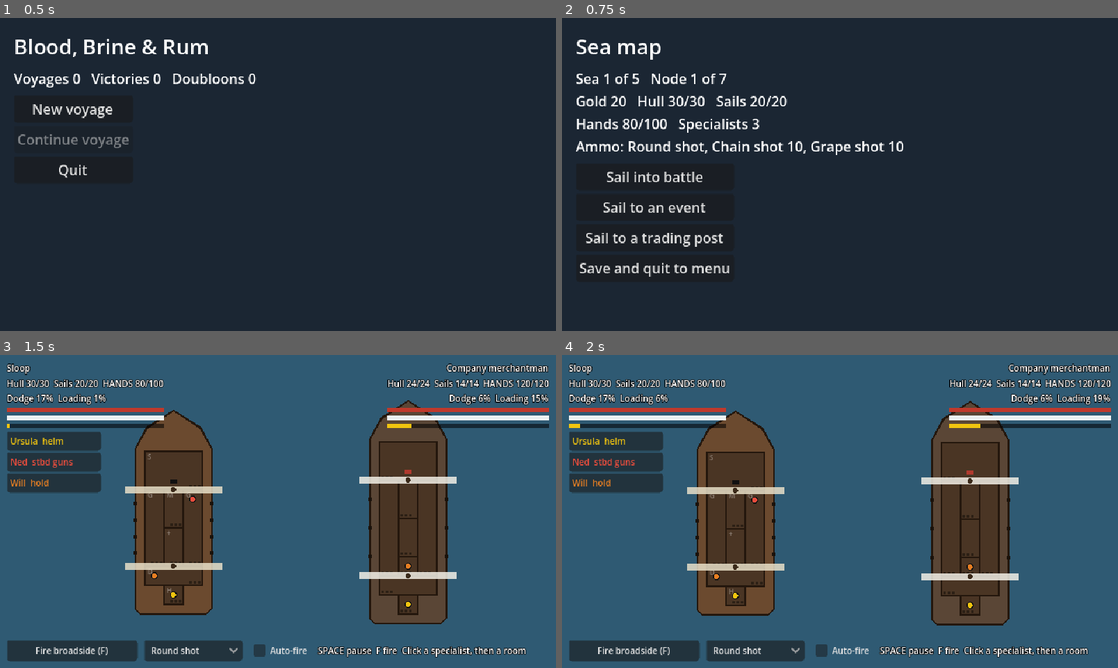
Above: before the commit, frames 1-4 (two rows, left to right).
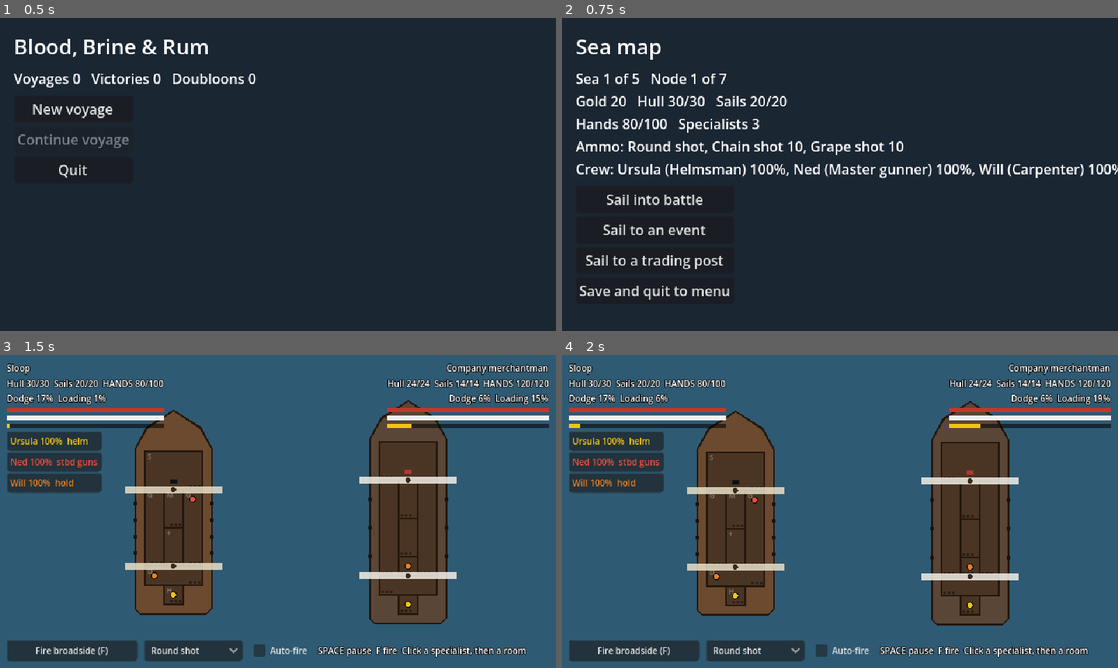
Above: after the commit, the same moments.

Repository: pinkman84/blood-brine-and-rum
Game: Godot game, scene res://scenes/main/main.tscn
The game is run twice, just before and just after one commit, with the same random seed, the same clock (stepped at 60 frames per second) and the same inputs.
Inputs:
- Up to frame 1 (0.5 s): no input
- Up to frame 2 (0.75 s): click "New voyage" at 0.5 s
- Up to frame 3 (1.5 s): click "Sail into battle" at 1.25 s
- Up to frame 4 (2 s): no input

Frame 1 is identical in both runs. In frame 2, 4.1% of the frame differs, in the area x 2-100%, y 46-90%; in frame 3, 0.4%; in frame 4, 0.4%.

Commit message:
specialist health

Diff:
--- a/data/enemies/enemies.json
+++ b/data/enemies/enemies.json
@@ -63,7 +63,8 @@
       "helmsman",
       "gunner",
       "carpenter",
-      "bosun"
+      "bosun",
+      "surgeon"
     ],
     "max_hands": 110
   }
--- a/scripts/battle/battle_crew.gd
+++ b/scripts/battle/battle_crew.gd
@@ -4,11 +4,15 @@
 ## and who they are. Positions are in their ship's local space.
 
 const SPEED := 45.0  # pixels per second
+const MAX_HEALTH := 100.0
+const WOUNDED := 50.0  # below this, a specialist's buff is halved
 
 var crew_name := ""
 var role := ""
 var level := 1
 var alive := true
+var health := MAX_HEALTH
+var death_reported := false
 var color := Color.WHITE
 var room_id := ""
 var pos := Vector2.ZERO
@@ -30,10 +34,36 @@
 
 
 ## This specialist's multiplier or bonus for a stat (from "buffs" in data/crew).
-## Multipliers default to 1, bonuses (like accuracy) to 0.
+## Multipliers default to 1, bonuses (like accuracy) to 0. A wounded specialist
+## gives half the effect; a dead one gives none.
 func buff(stat: String, default := 1.0) -> float:
 	var buffs: Dictionary = Data.get_item("crew", role).get("buffs", {})
-	return float(buffs.get(stat, default))
+	var value := float(buffs.get(stat, default))
+	if not alive:
+		return default
+	if is_wounded():
+		return default + (value - default) * 0.5
+	return value
+
+
+func is_wounded() -> bool:
+	return alive and health < WOUNDED
+
+
+## Takes damage. Returns true if this killed them.
+func hurt(amount: float) -> bool:
+	if not alive or amount <= 0.0:
+		return false
+	health = maxf(0.0, health - amount)
+	if health <= 0.0:
+		alive = false
+		return true
+	return false
+
+
+func heal(amount: float) -> void:
+	if alive:
+		health = minf(MAX_HEALTH, health + amount)
 
 
 func role_name() -> String:
--- a/scripts/battle/battle_screen.gd
+++ b/scripts/battle/battle_screen.gd
@@ -22,6 +22,9 @@
 const BOSUN_MEND := 5  # sails each bosun mends after a win
 const HANDS_MEND := 5  # sails the hands mend after a win anyway
 const STRUCK_GOLD := 1.5  # capturing a ship pays more than sinking it
+const HEAL_AFTER_BATTLE := 20  # health every surviving specialist recovers after a win
+const SURGEON_AFTER_BATTLE := 20  # extra if a surgeon survived
+const LOG_TIME := 4.0
 
 var player: BattleShip
 var enemy: BattleShip
@@ -54,6 +57,9 @@
 var _result_box: CenterContainer
 var _result_label: Label
 var _result_button: Button
+var _log_label: Label
+var _log_timer: SceneTreeTimer
+var _fallen: Array[String] = []
 
 
 func _ready() -> void:
@@ -89,6 +95,9 @@
 		c.step(delta)
 	DamageControl.tick(player, _player_view, player_crew, delta)
 	DamageControl.tick(enemy, _enemy_view, enemy_crew, delta)
+	DamageControl.tick_crew(player, _player_view, player_crew, delta)
+	DamageControl.tick_crew(enemy, _enemy_view, enemy_crew, delta)
+	_report_deaths()
 	_check_end()
 	if _over:
 		_refresh_ui()
@@ -148,6 +157,7 @@
 		c.crew_name = str(m.get("name", ""))
 		c.role = str(m.get("role", ""))
 		c.level = int(m.get("level", 1))
+		c.health = float(m.get("health", BattleCrew.MAX_HEALTH))
 		c.source = m
 		c.color = Color.from_string(str(Data.get_item("crew", c.role).get("color", "")), Color.WHITE)
 		var room := _station_room(view, c.station(), placed)
@@ -212,6 +222,8 @@
 
 
 func _select(c: BattleCrew) -> void:
+	if c != null and not c.alive:
+		c = null
 	_selected = c
 	_player_view.selected = c
 	if c == null:
@@ -315,6 +327,8 @@
 		var room := view.room_at(local_hit)
 		if not room.is_empty():
 			DamageControl.on_hit(target, room, ammo_id)
+			DamageControl.wound_room(player_crew if target == player else enemy_crew, room["id"], ammo_id)
+			_report_deaths()
 	view.add_hands_lost(target.hands_ratio())
 	_check_end()
 	_refresh_ui()
@@ -359,10 +373,19 @@
 	var gold := int(_enemy_data.get("gold_reward", 10))
 	if captured:
 		gold = roundi(gold * STRUCK_GOLD)
-	var carpenters := run.crew.filter(func(c: Dictionary) -> bool: return c.get("role") == "carpenter").size()
+	var survivors := player_crew.filter(func(c: BattleCrew) -> bool: return c.alive)
+	var carpenters := survivors.filter(func(c: BattleCrew) -> bool: return c.role == "carpenter").size()
 	var repair := carpenters * CARPENTER_REPAIR
-	var bosuns := run.crew.filter(func(c: Dictionary) -> bool: return c.get("role") == "bosun").size()
+	var bosuns := survivors.filter(func(c: BattleCrew) -> bool: return c.role == "bosun").size()
 	var mend := HANDS_MEND + bosuns * BOSUN_MEND
+	var has_surgeon := survivors.any(func(c: BattleCrew) -> bool: return c.role == "surgeon")
+	var recovery := HEAL_AFTER_BATTLE + (SURGEON_AFTER_BATTLE if has_surgeon else 0)
+	var kept: Array[Dictionary] = []
+	for c: BattleCrew in survivors:
+		c.heal(recovery)
+		c.source["health"] = roundi(c.health)
+		kept.append(c.source)
+	run.crew = kept
 	run.gold += gold
 	run.battles_won += 1
 	run.hull = mini(run.max_hull, player.hull + repair)
@@ -370,8 +393,41 @@
 	run.hands = player.hands
 	run.ammo = player.ammo
 	var headline := "The %s strikes her colours! Prize taken." if captured else "The %s goes down!"
-	_show_result((headline % enemy.display_name) + "\n+%d gold. Hull patched %d, sails mended %d. Hands left: %d." % [gold, repair, mend, player.hands],
-		"Return to the map", GameState.finish_node)
+	var text := (headline % enemy.display_name) + "\n+%d gold. Hull patched %d, sails mended %d. Hands left: %d." % [gold, repair, mend, player.hands]
+	if not _fallen.is_empty():
+		text += "\nLost: " + ", ".join(_fallen) + "."
+	_show_result(text, "Return to the map", GameState.finish_node)
+
+
+## Announces specialists who died since the last check, on both ships.
+func _report_deaths() -> void:
+	for c: BattleCrew in player_crew + enemy_crew:
+		if c.alive or c.death_reported:
+			continue
+		c.death_reported = true
+		var ours := player_crew.has(c)
+		if ours:
+			_fallen.append("%s (%s)" % [c.crew_name, c.role_name()])
+			if c == _selected:
+				_select(null)
+			if _crew_buttons.has(c):
+				(_crew_buttons[c] as Button).disabled = true
+			_log("%s the %s has fallen!" % [c.crew_name, c.role_name().to_lower()])
+		else:
+			_log("Their %s is down." % c.role_name().to_lower())
+
+
+func _log(text: String) -> void:
+	_log_label.text = text
+	_log_label.visible = true
+	_log_timer = get_tree().create_timer(LOG_TIME)
+	_log_timer.timeout.connect(_hide_log.bind(_log_timer))
+
+
+# Only the newest message's timer hides the label.
+func _hide_log(timer: SceneTreeTimer) -> void:
+	if timer == _log_timer:
+		_log_label.visible = false
 
 
 func _show_defeat(text: String) -> void:
@@ -520,6 +576,18 @@
 	bottom.add_child(_auto_fire)
 	_add_label(bottom, "SPACE pause  F fire  Click a specialist, then a room")
 
+	_log_label = Label.new()
+	_log_label.add_theme_font_size_override("font_size", 12)
+	_log_label.set_anchors_preset(Control.PRESET_CENTER_BOTTOM)
+	_log_label.offset_top = -52
+	_log_label.offset_bottom = -36
+	_log_label.offset_left = -200
+	_log_label.offset_right = 200
+	_log_label.horizontal_alignment = HORIZONTAL_ALIGNMENT_CENTER
+	_log_label.mouse_filter = Control.MOUSE_FILTER_IGNORE
+	_log_label.visible = false
+	root.add_child(_log_label)
+
 	_pause_label = Label.new()
 	_pause_label.text = "PAUSED"
 	_pause_label.add_theme_font_size_override("font_size", 24)
@@ -615,13 +683,18 @@
 	for c: BattleCrew in _crew_buttons:
 		var room := _player_view.room_by_id(c.room_id)
 		var where := str(room.get("id", "")).replace("starboard", "stbd").replace("_", " ")
+		if not c.alive:
+			(_crew_buttons[c] as Button).text = "%s  DEAD" % c.crew_name
+			continue
+		if c.is_wounded():
+			where = "wounded, " + where
 		if c.is_moving():
 			where = "moving"
 		elif player.rooms.has(c.room_id):
 			var busy := DamageControl.job(player.rooms[c.room_id])
 			if busy != "":
 				where = busy
-		(_crew_buttons[c] as Button).text = "%s  %s" % [c.crew_name, where]
+		(_crew_buttons[c] as Button).text = "%s %d%%  %s" % [c.crew_name, roundi(c.health), where]
 
 	var ammo_name := str(Data.get_item("ammo", player.selected_ammo).get("name", player.selected_ammo))
 	_fire_button.disabled = _over or player.auto_fire or player.shots_available() == 0
--- a/scripts/battle/damage_control.gd
+++ b/scripts/battle/damage_control.gd
@@ -23,6 +23,12 @@
 const FLOOD_RATE := 0.04  # per second while leaking (0 to 1)
 const DRAIN_RATE := 0.05  # per second once plugged
 const FLOOD_INTERVAL := 8.0  # seconds per hull point lost from a fully flooded room
+
+const FIRE_WOUND := 6.0  # health per second for a specialist in a full blaze
+const FLOOD_WOUND := 3.0  # health per second in a fully flooded room
+const HEAL_RATE := 2.0  # health per second in the sickbay, before buffs
+const HIT_WOUND := 10.0  # base wound when a shot lands in a specialist's room
+const HIT_WOUND_PER_CREW_DAMAGE := 6.0  # plus this per point of the ammo's crew_damage
 
 const DC_CAPACITY := 3.0  # work per second at full hands, shared between rooms in trouble
 const PLUG_WORK := 6.0  # work to plug a leak
@@ -123,6 +129,33 @@
 				s["damage"] = int(s["damage"]) - 1
 
 
+## Specialists standing in fire or water get hurt; those in the sickbay heal,
+## faster with a surgeon there and slower if the sickbay is damaged.
+static func tick_crew(ship: BattleShip, view: ShipView, crew: Array, delta: float) -> void:
+	var heal_boost := {}  # room id -> healing multiplier
+	for c: BattleCrew in crew:
+		if c.alive and not c.is_moving():
+			heal_boost[c.room_id] = float(heal_boost.get(c.room_id, 1.0)) * c.buff("heal")
+	for c: BattleCrew in crew:
+		if not c.alive or c.is_moving() or not ship.rooms.has(c.room_id):
+			continue
+		var s: Dictionary = ship.rooms[c.room_id]
+		var hurt := FIRE_WOUND * float(s["fire"]) / 100.0
+		if float(s["flood"]) >= 0.5:
+			hurt += FLOOD_WOUND * float(s["flood"])
+		c.hurt(hurt * delta)
+		if view.room_by_id(c.room_id).get("type", "") == "sickbay":
+			c.heal(HEAL_RATE * float(heal_boost.get(c.room_id, 1.0)) * efficiency(s) * delta)
+
+
+## A shot of this ammo landed in a room: wound every specialist standing there.
+static func wound_room(crew: Array, room_id: String, ammo_id: String) -> void:
+	var amount := HIT_WOUND + HIT_WOUND_PER_CREW_DAMAGE * float(Data.get_item("ammo", ammo_id).get("crew_damage", 0))
+	for c: BattleCrew in crew:
+		if c.alive and c.room_id == room_id and not c.is_moving():
+			c.hurt(amount * randf_range(0.7, 1.3))
+
+
 ## What a crew member standing in this room is busy with, or "".
 static func job(state: Dictionary) -> String:
 	if float(state["fire"]) > 0.0:
--- a/scripts/battle/ship_view.gd
+++ b/scripts/battle/ship_view.gd
@@ -113,11 +113,20 @@
 
 	for c: BattleCrew in crew:
 		if not c.alive:
+			var grey := Color(0.25, 0.25, 0.25)
+			draw_line(c.pos + Vector2(-3, -3), c.pos + Vector2(3, 3), grey, 1.5)
+			draw_line(c.pos + Vector2(-3, 3), c.pos + Vector2(3, -3), grey, 1.5)
 			continue
 		draw_circle(c.pos, 4.0, Color("111111"))
 		draw_circle(c.pos, 3.0, c.color)
 		if c == selected:
 			draw_arc(c.pos, 6.5, 0, TAU, 16, Color.WHITE, 1.0)
+		if c.health < BattleCrew.MAX_HEALTH:
+			var ratio := c.health / BattleCrew.MAX_HEALTH
+			var bar := Rect2(c.pos + Vector2(-5, -9), Vector2(10, 2))
+			draw_rect(bar, Color(0, 0, 0, 0.7))
+			var fill := Color("2ecc71") if ratio > 0.5 else (Color("f1c40f") if ratio > 0.25 else Color("e74c3c"))
+			draw_rect(Rect2(bar.position, Vector2(roundf(10 * ratio), 2)), fill)
 
 
 func _draw_room_state(rect: Rect2, state: Dictionary) -> void:
--- a/scripts/core/run_state.gd
+++ b/scripts/core/run_state.gd
@@ -18,7 +18,7 @@
 var max_sails: int = 0
 var hands: int = 0  # general crew: a resource, not individuals
 var max_hands: int = 0
-var crew: Array[Dictionary] = []  # specialists, each { name, role, level }
+var crew: Array[Dictionary] = []  # specialists, each { name, role, level, health }
 var ammo: Dictionary = {}  # ammo id -> rounds
 var battles_won: int = 0
 
@@ -42,6 +42,7 @@
 			"name": str(names[rng.randi_range(0, names.size() - 1)]),
 			"role": str(role),
 			"level": 1,
+			"health": 100,
 		})
 	var start_ammo: Dictionary = ship.get("starting_ammo", {})
 	for ammo_id: Variant in start_ammo:
@@ -83,7 +84,12 @@
 	run.hands = int(data.get("hands", run.max_hands))
 	for member: Variant in data.get("crew", []):
 		var m: Dictionary = member
-		run.crew.append({"name": str(m.get("name", "")), "role": str(m.get("role", "")), "level": int(m.get("level", 1))})
+		run.crew.append({
+			"name": str(m.get("name", "")),
+			"role": str(m.get("role", "")),
+			"level": int(m.get("level", 1)),
+			"health": int(m.get("health", 100)),
+		})
 	var saved_ammo: Dictionary = data.get("ammo", {})
 	for ammo_id: Variant in saved_ammo:
 		run.ammo[str(ammo_id)] = int(saved_ammo[ammo_id])
--- a/scripts/map/sea_map_screen.gd
+++ b/scripts/map/sea_map_screen.gd
@@ -22,4 +22,8 @@
 			ammo_lines.append(ammo_name)
 		else:
 			ammo_lines.append("%s %d" % [ammo_name, GameState.run.ammo[ammo_id]])
-	_info.text = run_summary() + "\nAmmo: " + ", ".join(ammo_lines)
+	var crew_lines: Array[String] = []
+	for m: Dictionary in GameState.run.crew:
+		var role := str(Data.get_item("crew", str(m.get("role", ""))).get("name", ""))
+		crew_lines.append("%s (%s) %d%%" % [m.get("name", ""), role, int(m.get("health", 100))])
+	_info.text = run_summary() + "\nAmmo: " + ", ".join(ammo_lines) + "\nCrew: " + ", ".join(crew_lines)
--- a/scripts/ui/shop_screen.gd
+++ b/scripts/ui/shop_screen.gd
@@ -7,6 +7,10 @@
 const CHAIN_SHOT_COST := 8
 const RECRUIT_AMOUNT := 10
 const RECRUIT_COST := 15
+const HIRE_COST := 40
+
+var _offer: Dictionary = {}  # the specialist for hire at this port
+var _hire_button: Button
 
 
 func _title() -> String:
@@ -17,6 +21,11 @@
 	add_button("Repair %d hull (%d gold)" % [REPAIR_AMOUNT, REPAIR_COST], _repair)
 	add_button("Buy %d chain shot (%d gold)" % [CHAIN_SHOT_AMOUNT, CHAIN_SHOT_COST], _buy_chain_shot)
 	add_button("Recruit %d hands (%d gold)" % [RECRUIT_AMOUNT, RECRUIT_COST], _recruit)
+	var roles: Array = Data.get_all("crew")
+	var names: Array = Data.get_item("names", "crew_names").get("values", ["Sailor"])
+	var role: Dictionary = roles.pick_random()
+	_offer = {"name": str(names.pick_random()), "role": str(role["id"]), "level": 1, "health": 100}
+	_hire_button = add_button("Hire %s, %s (%d gold)" % [_offer["name"], str(role.get("name", "")).to_lower(), HIRE_COST], _hire)
 	add_button("Leave port", GameState.finish_node)
 
 
@@ -30,6 +39,19 @@
 		return
 	run.gold -= REPAIR_COST
 	run.hull = mini(run.max_hull, run.hull + REPAIR_AMOUNT)
+	refresh()
+
+
+func _hire() -> void:
+	var run: RunState = GameState.run
+	var slots := int(Data.get_item("ships", run.ship_id).get("specialist_slots", 8))
+	if run.gold < HIRE_COST or run.crew.size() >= slots or _offer.is_empty():
+		return
+	run.gold -= HIRE_COST
+	run.crew.append(_offer)
+	_offer = {}
+	_hire_button.disabled = true
+	_hire_button.text = "Hired"
 	refresh()
 
 
